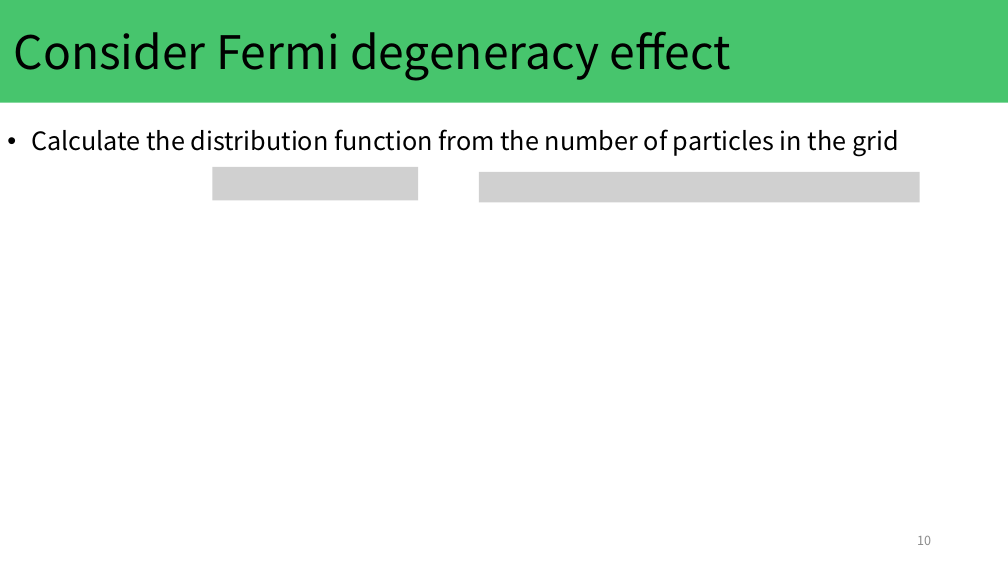
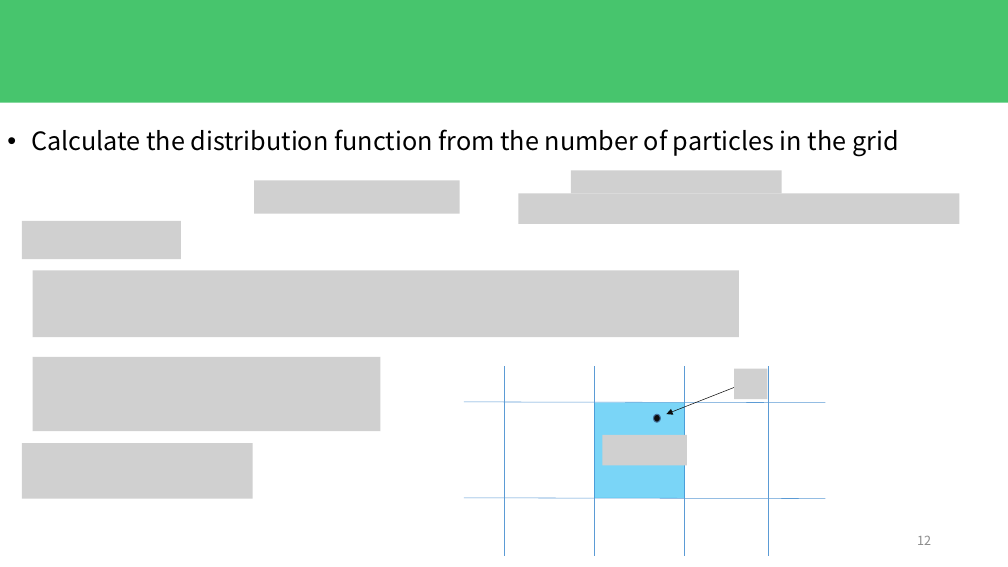
Before and after one commit to KeitoKubo/MonteCarlo-simulation-with-Fermi-degeneracy, a slide deck: slide 12 of presentation/kubo_20231129.pptx (slide 10 before the commit). Drawn at 1008x567 pixels with LibreOffice and Linux fonts; fonts in the diff are those of the drawing; grey boxes stand for pictures. Boxes give left, top, right and bottom in pixels: in the first picture for what was removed or moved away, otherwise in the second. Text is boxed around its words. In the diff, an @@ line names an element or a change of style, - is before the commit and + after.

```diff
--- a/presentation/kubo_20231129.pptx
+++ b/presentation/kubo_20231129.pptx
@@ title removed at (x1=14, y1=31, x2=731, y2=81) @@
-Consider Fermi degeneracy effect
@@ picture removed at (x1=479, y1=172, x2=920, y2=202) @@
@@ picture added at (x1=571, y1=170, x2=782, y2=193) @@
@@ picture moved from (x1=212, y1=167, x2=418, y2=200) to (x1=254, y1=180, x2=460, y2=213) @@
@@ picture added at (x1=519, y1=194, x2=960, y2=224) @@
@@ picture added at (x1=22, y1=221, x2=181, y2=259) @@
@@ picture added at (x1=33, y1=271, x2=739, y2=337) @@
@@ picture added at (x1=33, y1=357, x2=380, y2=431) @@
@@ line added from (504, 366) to (504, 556), #5B9BD5 0.5 pt @@
@@ line added from (594, 366) to (594, 556), #5B9BD5 0.5 pt @@
@@ arrow added from (739, 386) to (666, 414), #0D0D0D 0.5 pt @@
@@ line added from (684, 366) to (684, 556), #5B9BD5 0.5 pt @@
@@ picture added at (x1=734, y1=369, x2=768, y2=399) @@
@@ line added from (768, 366) to (768, 556), #5B9BD5 0.5 pt @@
@@ line added from (464, 402) to (826, 403), #5B9BD5 0.5 pt @@
@@ rectangle added at (x1=594, y1=403, x2=684, y2=498), fill #00B0F0 at 52% opacity @@
@@ ellipse added at (x1=653, y1=414, x2=660, y2=422), fill #0D0D0D, outline #43739E 1 pt @@
@@ picture added at (x1=22, y1=443, x2=253, y2=498) @@
@@ picture added at (x1=603, y1=435, x2=687, y2=465) @@
@@ line added from (464, 498) to (826, 498), #5B9BD5 0.5 pt @@
@@ page number at (x1=917, y1=536, x2=931, y2=545): text changed @@
-10
+12
```
Also in this commit, not shown: 1 other slide changed, 1 slide added, 1 other file.
